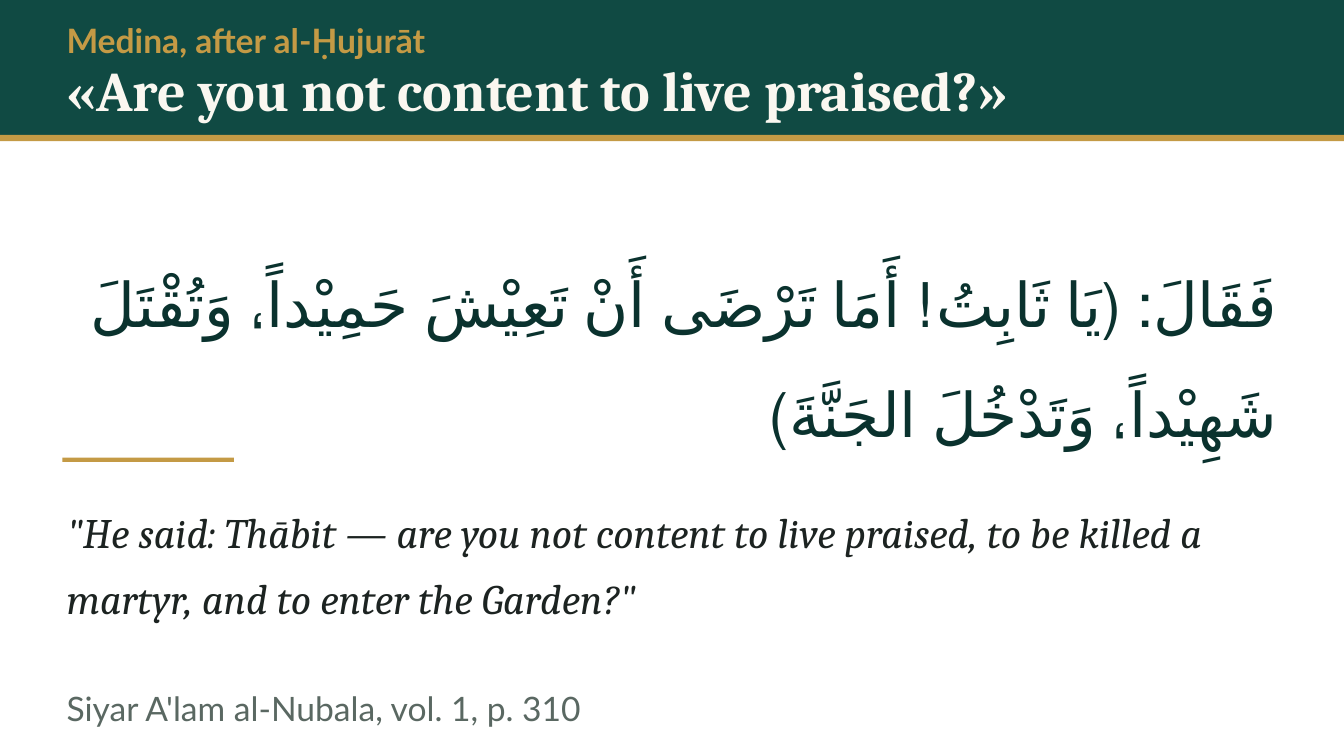
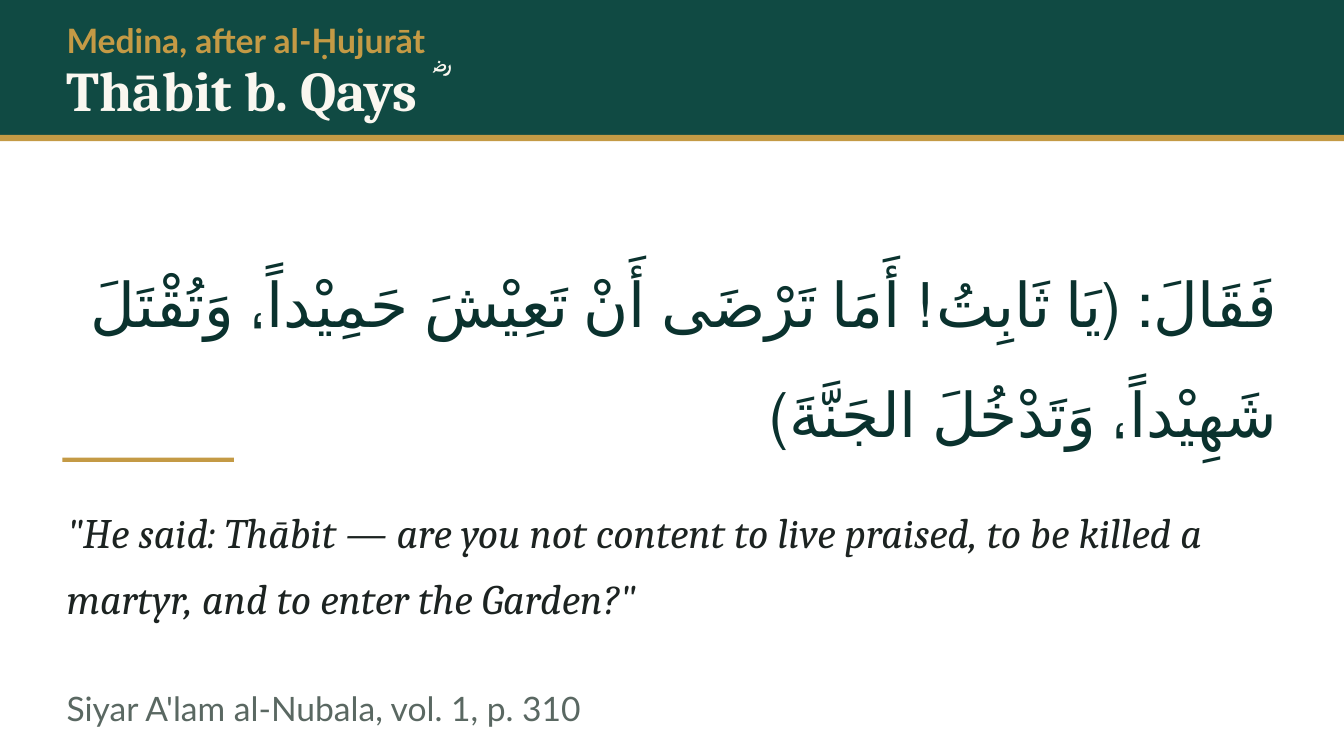
Before and after one commit to daniyalyasin93/2026SeptemberIslamicHistoryClass, a slide deck: slide 26 of S05_yamama_dead_oman_mahra/S05.pptx. Drawn at 1344x756 pixels with LibreOffice and Linux fonts; fonts in the diff are those of the drawing. Boxes give left, top, right and bottom in pixels: in the first picture for what was removed or moved away, otherwise in the second. Text is boxed around its words. In the diff, an @@ line names an element or a change of style, - is before the commit and + after.

```diff
--- a/S05_yamama_dead_oman_mahra/S05.pptx
+++ b/S05_yamama_dead_oman_mahra/S05.pptx
@@ text at (67,59,431,123): text changed @@
-«Are you not content to live praised?»
+Thābit b. Qays ؓ
```
Also in this commit, not shown: 22 other slides changed, 6 other files.
